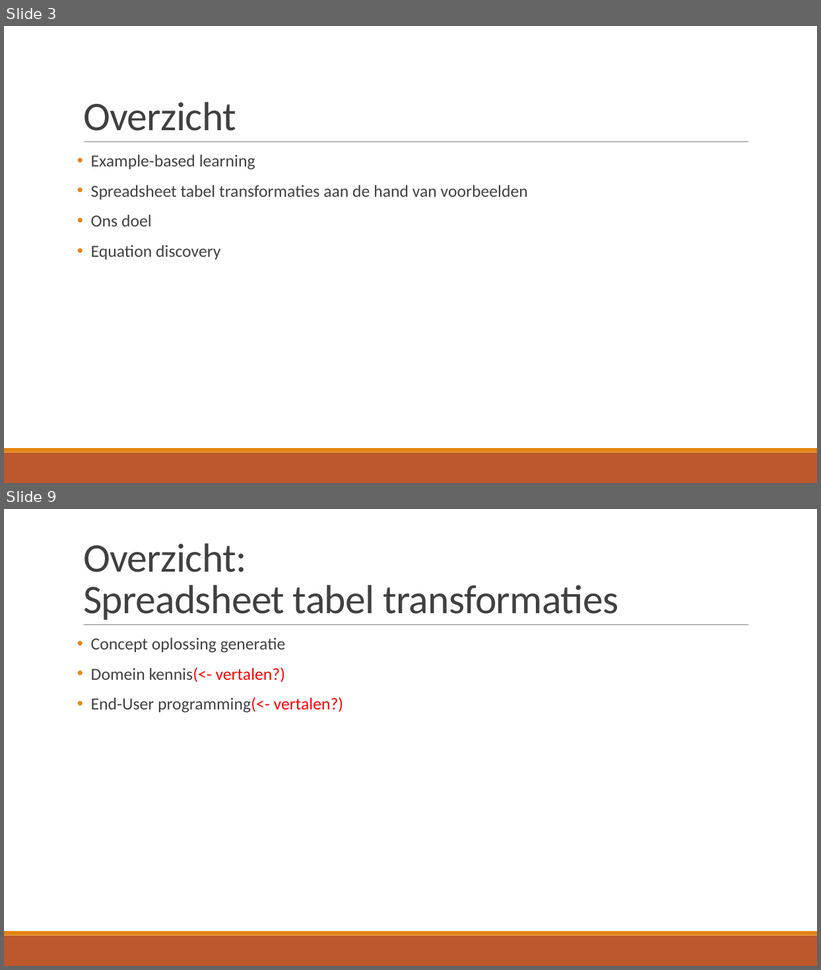
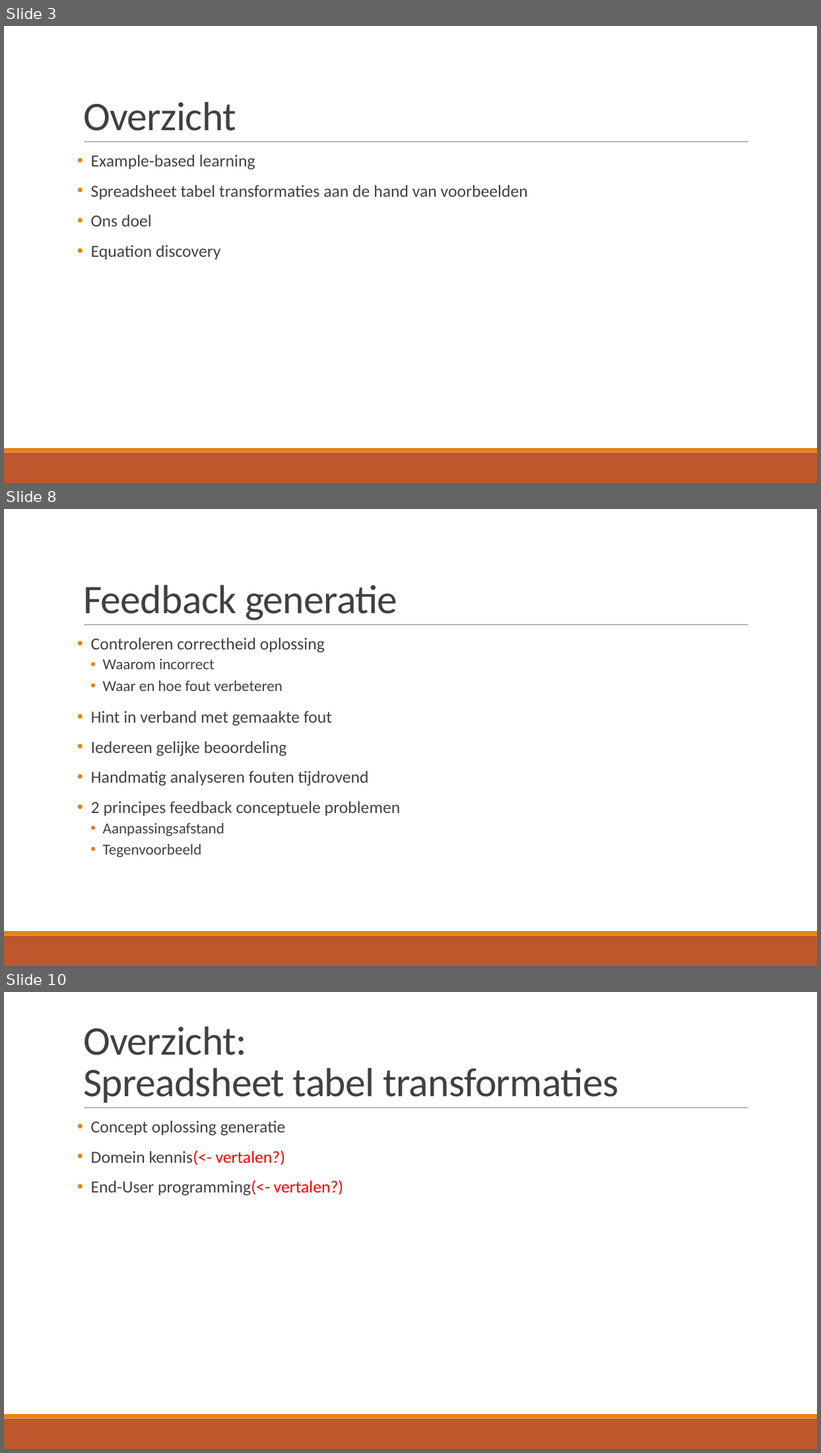
Before and after one commit to TomDeGroote/Bachelorproef, a slide deck: Opdracht 2/Literatuurstudie.pptx. Shown one above the other, each under a label of ours: slides 3 and 9 before the commit, slides 3, 8 and 10 after it; the slides between them are not shown. The pictures are 821x970 and 821x1453 pixels, drawn with LibreOffice and Linux fonts; fonts in the diff are those of the drawing. Boxes give left, top, right and bottom in pixels: in the first picture for what was removed or moved away, otherwise in the second. Text is boxed around its words. In the diff, an @@ line names an element or a change of style, - is before the commit and + after.

```diff
--- a/Opdracht 2/Literatuurstudie.pptx
+++ b/Opdracht 2/Literatuurstudie.pptx
@@ slide 8 added at <box>4,509,817,966</box>, background #FFFFFF; not listed: 3 template elements that a slide beside it also shows @@
@@ title added at <box>83,585,397,621</box>, 48 pt, text #404040 @@
+Feedback generatie
@@ text added at <box>91,638,401,857</box>, 20 pt, text #404040 @@
+• Controleren correctheid oplossing
+  • Waarom incorrect
+  • Waar en hoe fout verbeteren
+• Hint in verband met gemaakte fout
+• Iedereen gelijke beoordeling
+• Handmatig analyseren fouten tijdrovend
+• 2 principes feedback conceptuele problemen
+  • Aanpassingsafstand
+  • Tegenvoorbeeld
@@ what was slide 9 is now slide 10 @@
```
Also in this commit, not shown: 4 slides changed, 1 other slide added, 2 slides removed.
